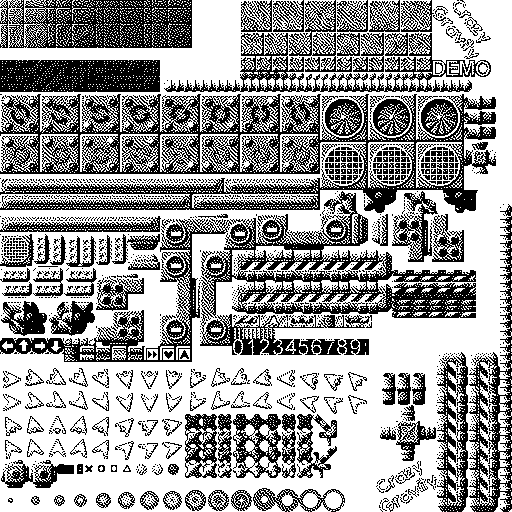
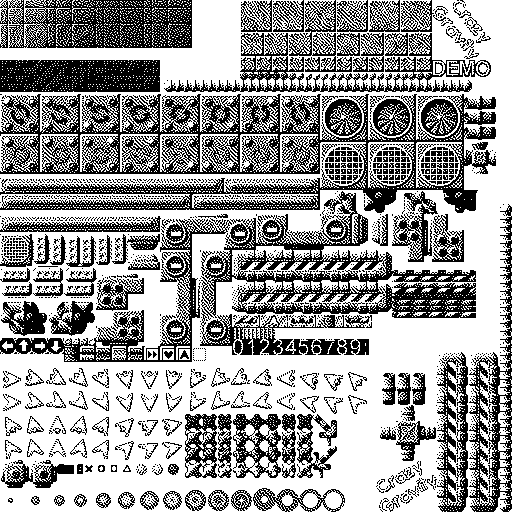
Layers edited between the first and the second w=512, h=512 image:
painted on "Pasted Layer" over [193, 348, 206, 361]
